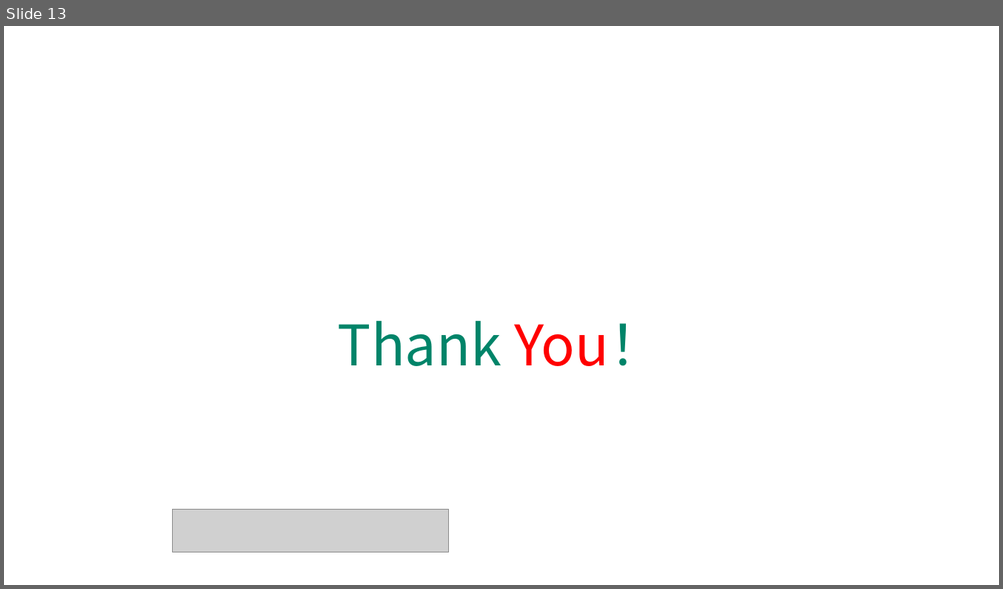
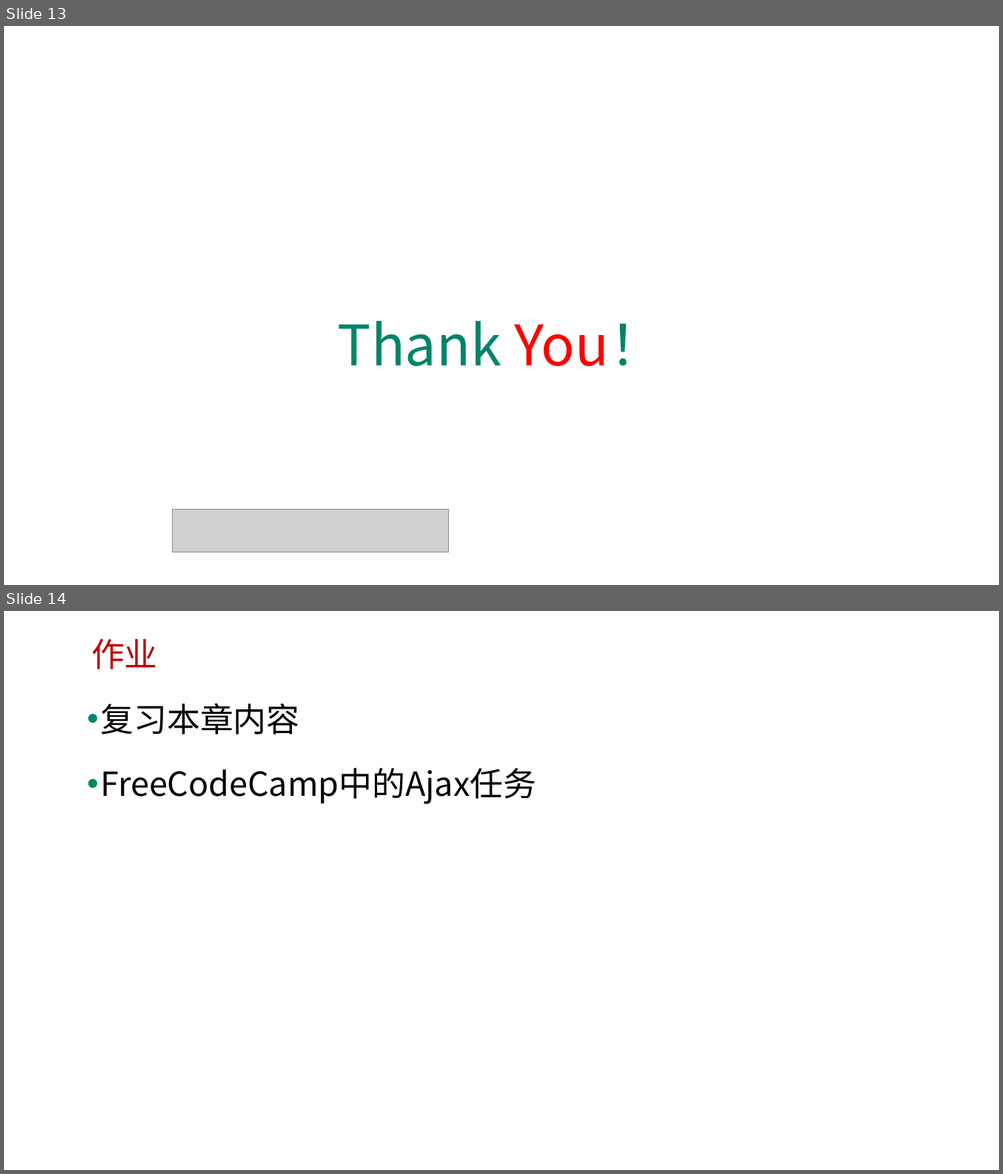
Before and after one commit to edu2act/course-javascript-advanced, a slide deck: 课程PPT/12.JavaScript异步与网络数据交互.pptx. Shown one above the other, each under a label of ours: slide 13 before the commit, slides 13 and 14 after it. The pictures are 1003x589 and 1003x1174 pixels, drawn with LibreOffice and Linux fonts; fonts in the diff are those of the drawing; grey boxes stand for pictures; background and template pictures are left out. Boxes give left, top, right and bottom in pixels: in the first picture for what was removed or moved away, otherwise in the second. Text is boxed around its words. In the diff, an @@ line names an element or a change of style, - is before the commit and + after.

```diff
--- a/课程PPT/12.JavaScript异步与网络数据交互.pptx
+++ b/课程PPT/12.JavaScript异步与网络数据交互.pptx
@@ slide 14 added at bbox=[4, 611, 999, 1170], background picture (left out) @@
@@ text added at bbox=[91, 638, 158, 669], 32 pt, text #C00000 @@
+作业
@@ text added at bbox=[101, 703, 537, 804], 32 pt, text #000000 @@
+• 复习本章内容
+• FreeCodeCamp中的Ajax任务
```
Also in this commit, not shown: 2 slides changed, 12 other files.
